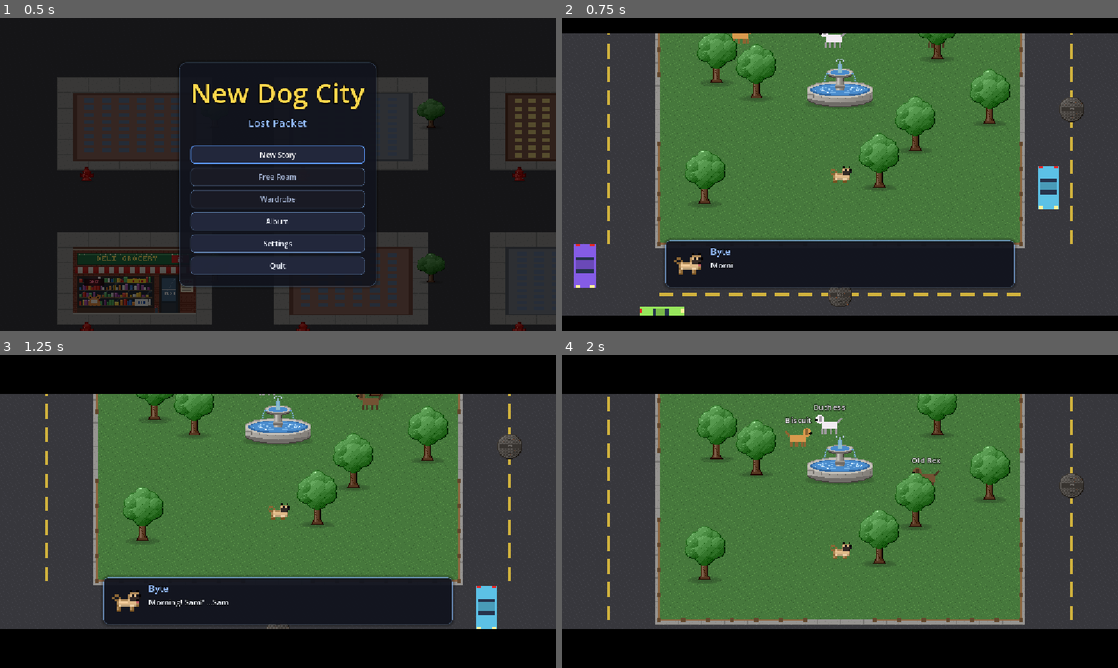
Above: before the commit, frames 1-4 (two rows, left to right).
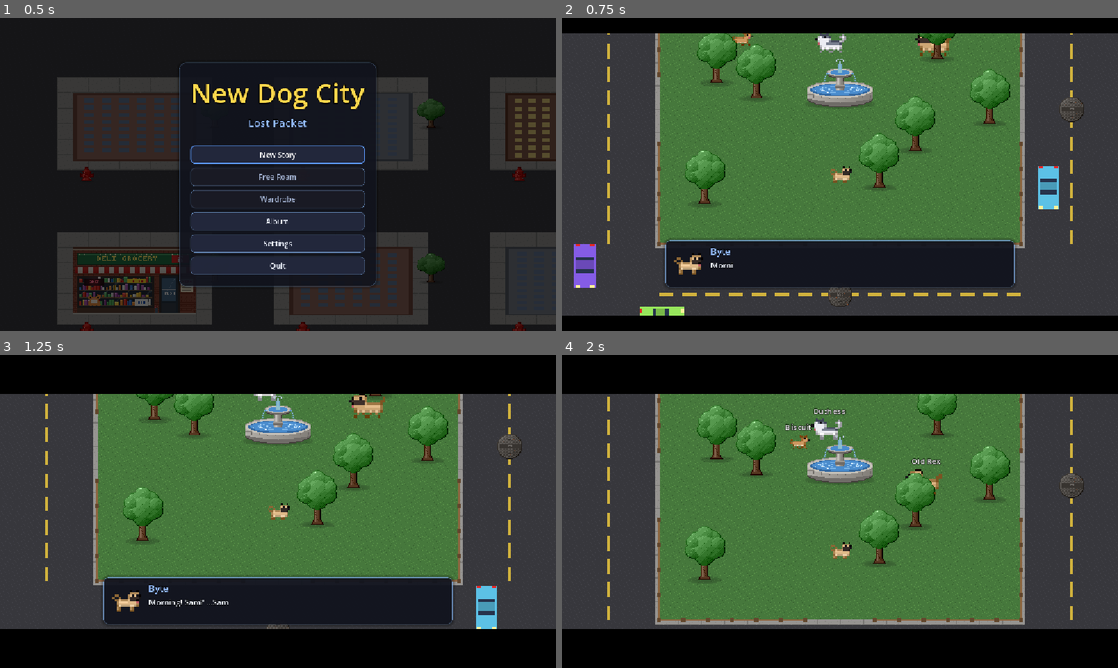
Above: after the commit, the same moments.

Repository: Damon1o/new-dog-city
Game: Godot game, scene res://scenes/Home.tscn
The game is run twice, just before and just after one commit, with the same random seed, the same clock (stepped at 60 frames per second) and the same inputs.
Inputs (mouse positions are in pixels of both pictures, inside the frame that each line leads up to):
- Up to frame 1 (0.5 s): no input
- Up to frame 2 (0.75 s): click "New Story" at 0.5 s
- Up to frame 3 (1.25 s): no input
- Up to frame 4 (2 s): tap Enter at 1.25 s; move the mouse to (962, 495) at 1.27 s; hold D (move_right) from 1.28 s (still down); hold Space (bite) from 1.28 s (still down); click (962, 495) at 1.42 s; tap Tab (breed) at 1.55 s

Frame 1 is identical in both runs. In frame 2, 0.5% of the frame differs, in the area x 30-70%, y 4-13%; in frame 3, 0.4%; in frame 4, 0.9%, in the area x 40-69%, y 15-45%.

Commit message:
Draw dog park NPCs with the breed sprites the player uses
Biscuit, Duchess and Old Rex were code-drawn rectangles. They now use
assets/dog_<breed>.png (chihuahua, husky, mastiff) at the player's breed
scale, with the same 2-frame walk cycle, and the dialog portrait shows
the same sprite.

Co-Authored-By: Claude Opus 5.5 <noreply@anthropic.com>

Diff:
--- a/scripts/npc.gd
+++ b/scripts/npc.gd
@@ -1,12 +1,15 @@
 extends Node2D
-## Friendly NPC (spec 07): drawn in code, idle wander inside `area`, talk() opens the shared
-## dialog box (scripts/ui/dialog.gd). Never damaged: game.on_bite never looks at the "npc" group.
+## Friendly NPC (spec 07): a breed sprite (assets/dog_<breed>.png, same art as the player), idle
+## wander inside `area`, talk() opens the shared dialog box (scripts/ui/dialog.gd). Never damaged:
+## game.on_bite never looks at the "npc" group.
 
 const SPEED := 70.0
 
 var g: Node2D
 var npc_name := ""
-var color := Color.WHITE
+var tex: Texture2D     # 2-frame walk sheet, like player.gd's sprite
+var size := 2.4        # sprite scale: the breed's player.gd BREEDS scale
+var anim_t := 0.0
 var area := Rect2()
 var follow: Node2D     # walk after this node instead of wandering (escort quests)
 var on_talk: Callable  # quest-giver hook: returns the lines to say
@@ -14,10 +17,11 @@
 var rest := 0.0
 var rng := RandomNumberGenerator.new()  # own rng: the global one is seeded for tests and the city
 
-func setup(p_g: Node2D, p_name: String, p_color: Color, p_area: Rect2, at: Vector2) -> void:
+func setup(p_g: Node2D, p_name: String, breed: String, p_size: float, p_area: Rect2, at: Vector2) -> void:
 	g = p_g
 	npc_name = p_name
-	color = p_color
+	tex = load("res://assets/dog_%s.png" % breed)
+	size = p_size
 	area = p_area
 	position = at
 	goal = at
@@ -29,12 +33,14 @@
 	if follow and g.inside == "":
 		to = follow.position
 		if position.distance_to(to) < 50.0:
+			stand()
 			return
 	elif position.distance_to(goal) < 4.0:
 		rest -= delta
 		if rest <= 0.0:
 			rest = rng.randf_range(1.0, 4.0)
 			goal = Vector2(rng.randf_range(area.position.x, area.end.x), rng.randf_range(area.position.y, area.end.y))
+		stand()
 		return
 	var step := position.direction_to(to) * SPEED * (2.5 if follow else 1.0) * delta
 	if not g.blocked(position + step):  # ponytail: no pathfinding, a stuck dog picks a new goal on its next rest
@@ -42,27 +48,30 @@
 	else:
 		goal = position
 	scale.x = -1.0 if step.x < 0.0 else 1.0
+	anim_t += delta * (14.0 if follow else 8.0)  # player.gd's walk / sprint frame rates
 	queue_redraw()
+
+func stand() -> void:
+	if anim_t != 0.0:
+		anim_t = 0.0
+		queue_redraw()
 
 func talk() -> void:
 	var lines: Array = on_talk.call() if on_talk.is_valid() else ["Woof!"]
-	g.dialog.play("npc", lines.map(func(t): return {"say": npc_name, "text": t, "face": draw_dog.bind(color)}))
+	g.dialog.play("npc", lines.map(func(t): return {"say": npc_name, "text": t, "face": draw_dog.bind(tex, 2.2, 0)}))
 
 func _draw() -> void:
-	draw_dog(self, color)
+	draw_dog(self, tex, size, int(anim_t) % 2)
 	var font := ThemeDB.fallback_font
 	var w := font.get_string_size(npc_name, HORIZONTAL_ALIGNMENT_LEFT, -1, 11).x
+	var y := -5.0 * size - 6.0  # just over the sprite's head
 	draw_set_transform(Vector2.ZERO, 0.0, scale)  # undo the flip so the name reads left to right
-	draw_string_outline(font, Vector2(-w / 2.0, -26), npc_name, HORIZONTAL_ALIGNMENT_LEFT, -1, 11, 3, Color.BLACK)
-	draw_string(font, Vector2(-w / 2.0, -26), npc_name, HORIZONTAL_ALIGNMENT_LEFT, -1, 11)
+	draw_string_outline(font, Vector2(-w / 2.0, y), npc_name, HORIZONTAL_ALIGNMENT_LEFT, -1, 11, 3, Color.BLACK)
+	draw_string(font, Vector2(-w / 2.0, y), npc_name, HORIZONTAL_ALIGNMENT_LEFT, -1, 11)
 
 ## The dog figure, on any canvas item: this node in the world, the dialog portrait when talking.
-static func draw_dog(ci: CanvasItem, c: Color) -> void:
-	var dark := c.darkened(0.35)
-	ci.draw_rect(Rect2(-12, -10, 22, 10), c)        # body
-	for x in [-11.0, -4.0, 3.0, 8.0]:
-		ci.draw_rect(Rect2(x, 0, 3, 7), dark)           # legs
-	ci.draw_line(Vector2(-12, -8), Vector2(-18, -15), dark, 3.0)  # tail
-	ci.draw_circle(Vector2(12, -13), 6.0, c)        # head
-	ci.draw_rect(Rect2(9, -18, 4, 8), dark)             # ear
-	ci.draw_circle(Vector2(17, -12), 1.8, Color.BLACK)  # nose
+## One frame of the 2-frame sheet, centred like player.gd's Sprite2D.
+static func draw_dog(ci: CanvasItem, t: Texture2D, s: float, frame: int) -> void:
+	var fw := t.get_width() / 2.0
+	var fh := float(t.get_height())
+	ci.draw_texture_rect_region(t, Rect2(-fw * s / 2.0, -fh * s / 2.0, fw * s, fh * s), Rect2(frame * fw, 0, fw, fh))
--- a/scripts/world/dog_park.gd
+++ b/scripts/world/dog_park.gd
@@ -8,9 +8,9 @@
 const RACE_TIME := 60.0
 const TALK_DIST := 50.0
 const GATE := 96.0  # gap in the middle of each fence side
-# spec 07 dogs per city: [name (= its quest line), coat]. ponytail: NYC only until SF / Tokyo / Shenzhen exist.
-const DOGS := {"nyc": [["Biscuit", Color(0.85, 0.6, 0.3)], ["Duchess", Color(0.95, 0.92, 0.95)],
-	["Old Rex", Color(0.45, 0.32, 0.2)]]}
+# spec 07 dogs per city: [name (= its quest line), breed art (assets/dog_<breed>.png), player.gd BREEDS scale].
+# ponytail: NYC only until SF / Tokyo / Shenzhen exist.
+const DOGS := {"nyc": [["Biscuit", "chihuahua", 2.0], ["Duchess", "husky", 3.0], ["Old Rex", "mastiff", 3.6]]}
 # What each dog says at quest steps 1..3 of its line, then once the line is done.
 const LINES := {
 	"Biscuit": ["My ball rolled off into another park! Follow your GPS and sniff it out?",
@@ -44,7 +44,7 @@
 	for i in DOGS.get(city_id, []).size():
 		var d: Array = DOGS[city_id][i]
 		var n: Node2D = NPC.new()
-		n.setup(g, d[0], d[1], r.grow(-70), r.position + Vector2(110 + i * 140, 90))
+		n.setup(g, d[0], d[1], d[2], r.grow(-70), r.position + Vector2(110 + i * 140, 90))
 		n.on_talk = lines_for.bind(d[0])
 		get_parent().add_child(n)
 		dogs[d[0]] = n
